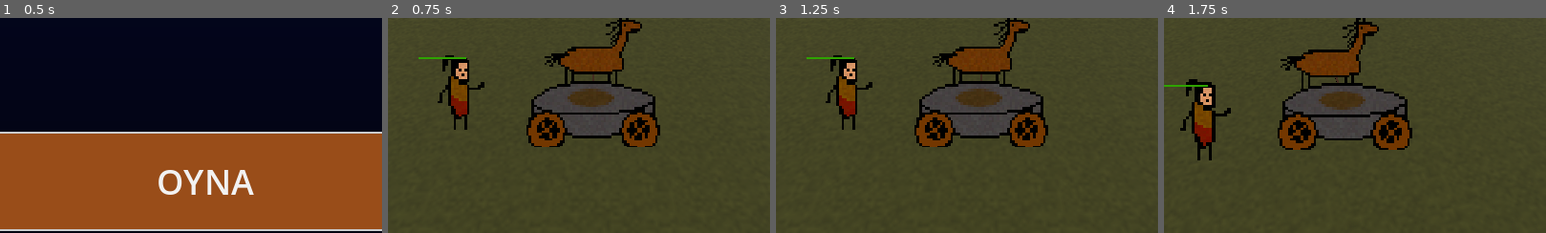
Above: before the commit, frames 1-4 (left to right).
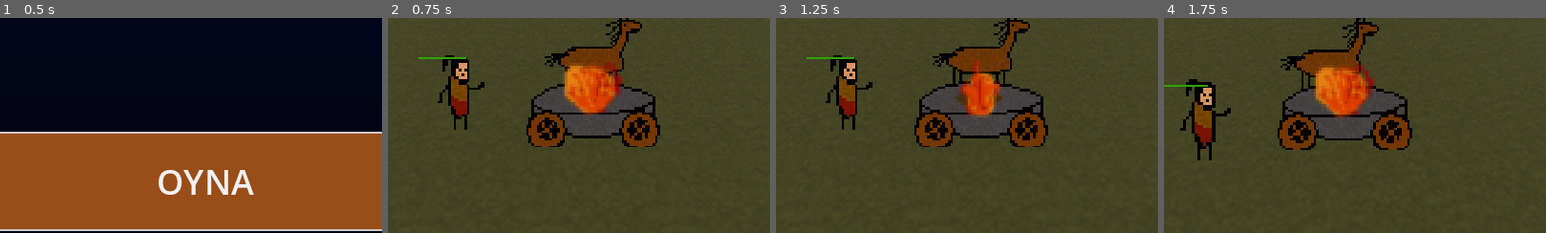
Above: after the commit, the same moments.

Repository: EnesBaytekin/har
Game: Godot game, scene res://scenes/menu/menu.tscn
The game is run twice, just before and just after one commit, with the same random seed, the same clock (stepped at 60 frames per second) and the same inputs.
Inputs (mouse positions are % of the whole screen's width and height, from its top left):
- Up to frame 1 (0.5 s): no input
- Up to frame 2 (0.75 s): click "OYNA" at 0.5 s
- Up to frame 3 (1.25 s): no input
- Up to frame 4 (1.75 s): tap Enter at 1.25 s; move the mouse to (72, 45) at 1.27 s; tap 8 at 1.35 s; click (72, 45) at 1.42 s; tap Space at 1.52 s
The pictures show only the part of the screen within x 23-73%, y 15-65%; the shares and areas given below are measured in that part.

Frame 1 is identical in both runs. In frame 2, 2.8% of the frame differs, in the area x 45-62%, y 20-45%; in frame 3, 1.7%; in frame 4, 2.9%, in the area x 39-55%, y 21-47%.

Commit message:
chore: start fire at level 2

Diff:
--- a/scenes/wagon/wagon.tscn
+++ b/scenes/wagon/wagon.tscn
@@ -9,6 +9,7 @@
 
 [node name="Wagon" type="CharacterBody3D" unique_id=232495262]
 script = ExtResource("1")
+fire_level = 2
 
 [node name="CollisionShape3D" type="CollisionShape3D" parent="." unique_id=1675627445]
 transform = Transform3D(1, 0, 0, 0, 1, 0, 0, 0, 1, 0, 0.8, 0)
Not shown: 1 places in scenes/wagon/wagon.tscn that only renumber resources
